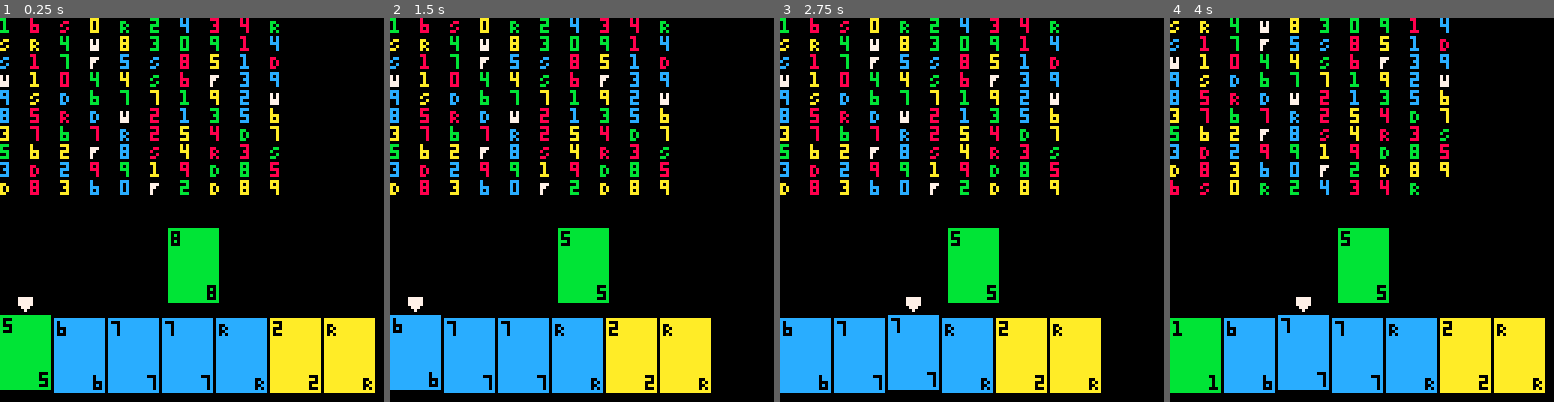
Above: before the commit, frames 1-4 (left to right).
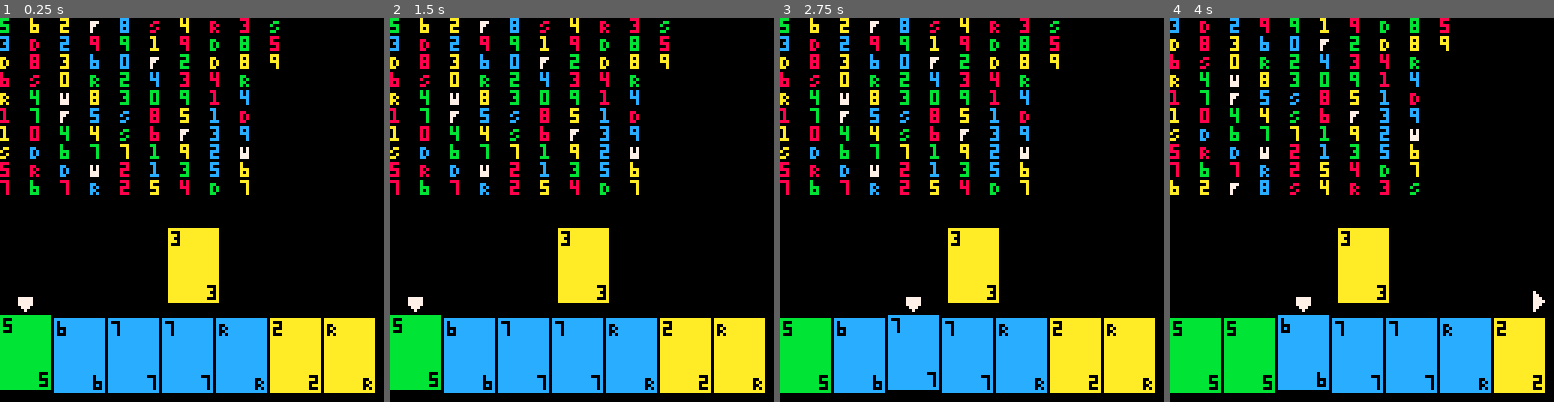
Above: after the commit, the same moments.

Repository: jakeharris/picuno
Game: PICO-8 cartridge carts/picuno.p8
Two runs of this game, one before a commit and one after it. Both use one fixed random seed, a clock stepped at 60 frames per second and the inputs below.
Inputs:
- Up to frame 1 (0.25 s): no input
- Up to frame 2 (1.5 s): tap O (Z key) at 0.7 s
- Up to frame 3 (2.75 s): hold Right 1.6-2.1 s; tap O (Z key) at 1.7, 2.1, 2.5 s; hold Up 2.15-2.42 s; hold Right from 2.47 s (still down)
- Up to frame 4 (4 s): tap O (Z key) at 2.9, 3.3, 3.7 s; release Right at 3.03 s; hold Left 3.08-3.58 s; hold Down 3.63-3.97 s

The runs differ from the first frame. In frame 1, 9.0% of the frame differs, in the area x 0-73%, y 0-75%; in frame 2, 17%, in the area x 0-98%, y 0-98%; in frame 3, 17%; in frame 4, 15%.

Commit message:
Draw multiple players' hands at the start of the game

Diff:
--- a/carts/picuno.p8
+++ b/carts/picuno.p8
@@ -25,7 +25,7 @@
 }
 
 deck = {}
-hand = {}
+hands = {}
 discard = {}
 cursor = 1
 leftmost = 1
@@ -40,11 +40,10 @@
   deck = generate_deck()
   deck = shuffle(deck)
 
-  hand = {}
-  for i = 1, 7 do
-    add(hand, draw(deck))
-  end
-  hand = sort(hand, compare_cards)
+  hands = {}
+  for i = 1, 2 do
+    add(hands, draw_first_hand(deck))
+  end
 
   cursor = 1
   leftmost = 1
@@ -52,7 +51,7 @@
   wild_cursor = 1
 
   print_deck(deck)
-  render_hand(hand, cursor, leftmost)
+  render_hand(hands[1], cursor, leftmost)
 
   discard = {}
   add(discard, draw(deck))
@@ -71,14 +70,14 @@
 function _draw()
   cls()
   print_deck(deck)
-  render_hand(hand, cursor, leftmost)
-  render_scroll_arrows(leftmost, hand)
+  render_hand(hands[1], cursor, leftmost)
+  render_scroll_arrows(leftmost, hands[1])
   render_discard(discard)
 
   if is_wild_selection_mode then
     render_wild_selection(wild_cursor)
   else
-    render_cursor(cursor, hand)
+    render_cursor(cursor, hands[1])
   end
 
   render_debug(debug_string)
@@ -155,19 +154,19 @@
 
 function handle_input()
   if btnp(3) then -- down (not something we actually expect to use; debugging only)
-    add(hand, draw(deck))
-    hand = sort(hand, compare_cards)
+    add(hands[1], draw(deck))
+    hands[1] = sort(hands[1], compare_cards)
   end
 
   if btnp(4) then -- z/action/square button
-    selected_card = hand[leftmost + cursor - 1]
+    selected_card = hands[1][leftmost + cursor - 1]
     if can_play(selected_card, discard[#discard]) then
-      played_card = del(hand, selected_card)
+      played_card = del(hands[1], selected_card)
       add(discard, played_card)
 
-      if leftmost + cursor - 1 == #hand + 1 and cursor > 1 then
+      if leftmost + cursor - 1 == #hands[1] + 1 and cursor > 1 then
         cursor -= 1
-      elseif leftmost == #hand + 1 then
+      elseif leftmost == #hands[1] + 1 then
         leftmost -= 1
       end
 
@@ -182,8 +181,8 @@
 
   if btnp(1) then -- right
     if cursor == 7 then
-      if leftmost < #hand - 6 then leftmost += 1 end
-    elseif leftmost + cursor - 1 < #hand then
+      if leftmost < #hands[1] - 6 then leftmost += 1 end
+    elseif leftmost + cursor - 1 < #hands[1] then
       cursor += 1
     end
   end
@@ -302,6 +301,15 @@
   end
 
   return false
+end
+
+function draw_first_hand(deck)
+  local hand = {}
+  for i = 1, 7 do
+    add(hand, draw(deck))
+  end
+  hand = sort(hand, compare_cards)
+  return hand
 end
 
 -- LIBRARY FUNCTIONS
